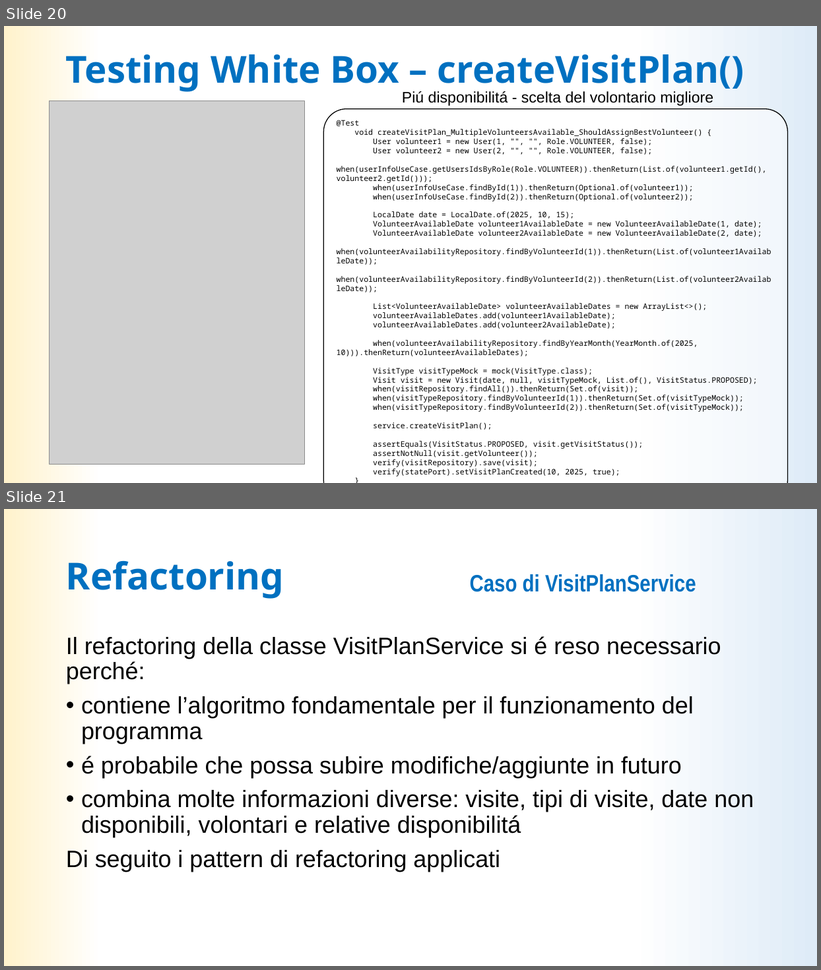
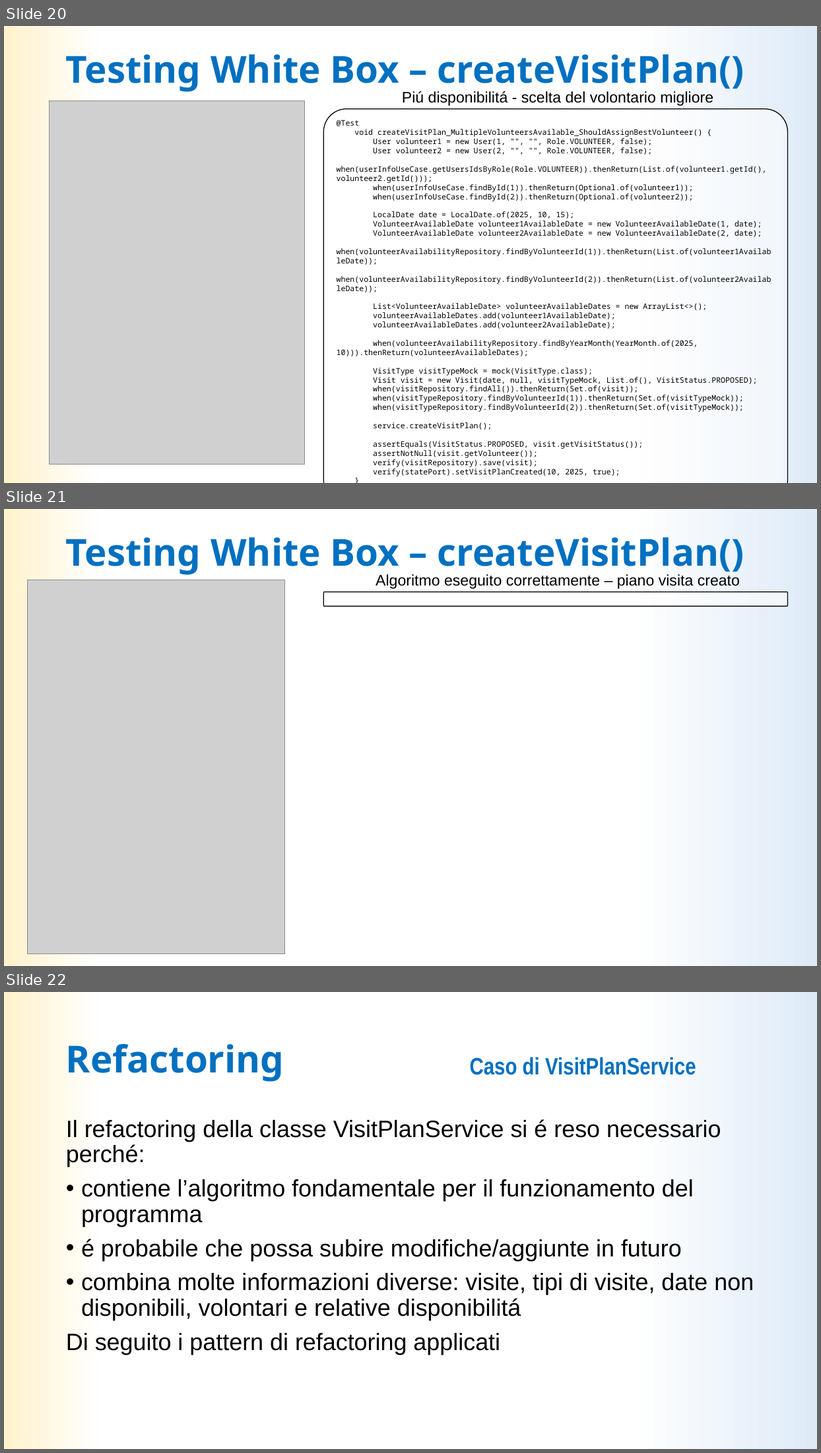
Before and after one commit to LDolzanelli/progettoIngegneria, a slide deck: doc/Presentazione/Presentazione_ingsw_parteB.pptx. Shown one above the other, each under a label of ours: slides 20 and 21 before the commit, slides 20, 21 and 22 after it. The pictures are 821x970 and 821x1453 pixels, drawn with LibreOffice and Linux fonts; fonts in the diff are those of the drawing; grey boxes stand for pictures. Boxes give left, top, right and bottom in pixels: in the first picture for what was removed or moved away, otherwise in the second. Text is boxed around its words. In the diff, an @@ line names an element or a change of style, - is before the commit and + after.

```diff
--- a/doc/Presentazione/Presentazione_ingsw_parteB.pptx
+++ b/doc/Presentazione/Presentazione_ingsw_parteB.pptx
@@ slide 21 added at [4, 509, 817, 966], background gradient #DEEBF7 to #FFFFFF to #FFF2CC @@
@@ title added at [66, 537, 745, 576], 44 pt, text #0070C0, bold @@
+Testing White Box – createVisitPlan()
@@ picture added at [27, 580, 284, 955] @@
@@ text added at [376, 574, 740, 589], 18 pt, text #000000 @@
+Algoritmo eseguito correttamente – piano visita creato
@@ rounded rectangle added at [323, 592, 788, 606], fill #FFFFFF at 50% opacity, outline #000000 1 pt @@
@@ what was slide 21 is now slide 22 @@
```
Also in this commit, not shown: 3 slides changed, 9 other files.
